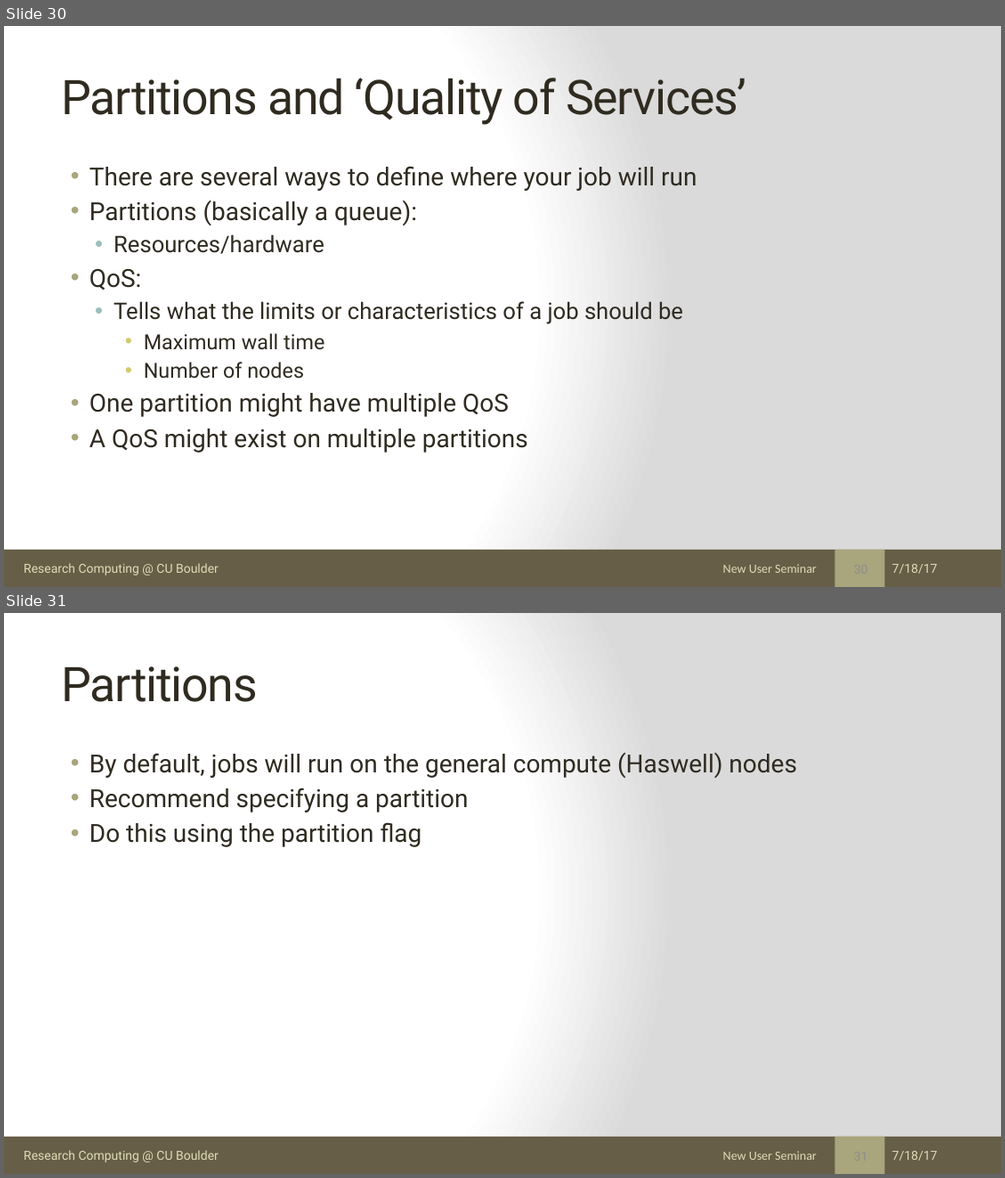
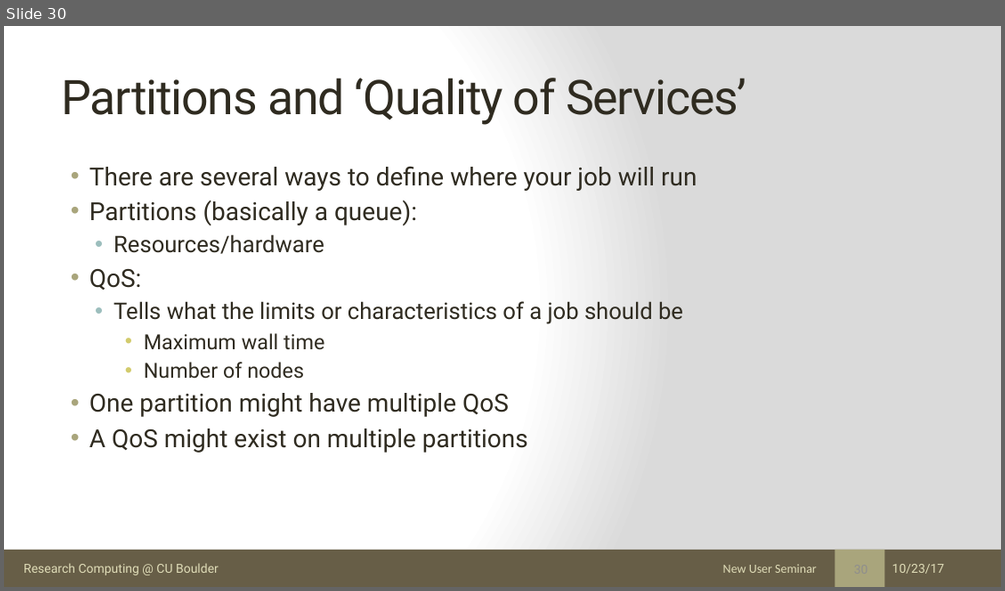
Before and after one commit to ResearchComputing/New_User_Seminar, a slide deck: rc_new_user_seminar_2017.pptx. Shown one above the other, each under a label of ours: slides 30 and 31 before the commit, slide 30 after it. The pictures are 1005x1178 and 1005x591 pixels, drawn with LibreOffice and Linux fonts; fonts in the diff are those of the drawing. Boxes give left, top, right and bottom in pixels: in the first picture for what was removed or moved away, otherwise in the second. Text is boxed around its words. In the diff, an @@ line names an element or a change of style, - is before the commit and + after.

Commit message:
Updated New User ppt

```diff
--- a/rc_new_user_seminar_2017.pptx
+++ b/rc_new_user_seminar_2017.pptx
@@ slide 31 removed at box(4, 613, 1001, 1174), background gradient #FFFFFF to #DADADA; not listed: 3 template elements that a slide beside it also shows @@
@@ title removed at box(61, 666, 258, 702) @@
-Partitions
@@ text removed at box(89, 753, 796, 847) @@
-• By default, jobs will run on the general compute (Haswell) nodes
-• Recommend specifying a partition
-• Do this using the partition flag
@@ text removed at box(723, 1151, 817, 1159) @@
-New User Seminar
@@ text removed at box(892, 1151, 938, 1160) @@
-7/18/17
@@ slide 30 changed as well @@
@@ text at box(892, 564, 945, 573): text changed @@
-7/18/17
+10/23/17
```
Also in this commit, not shown: 54 other slides changed, 1 other file.
